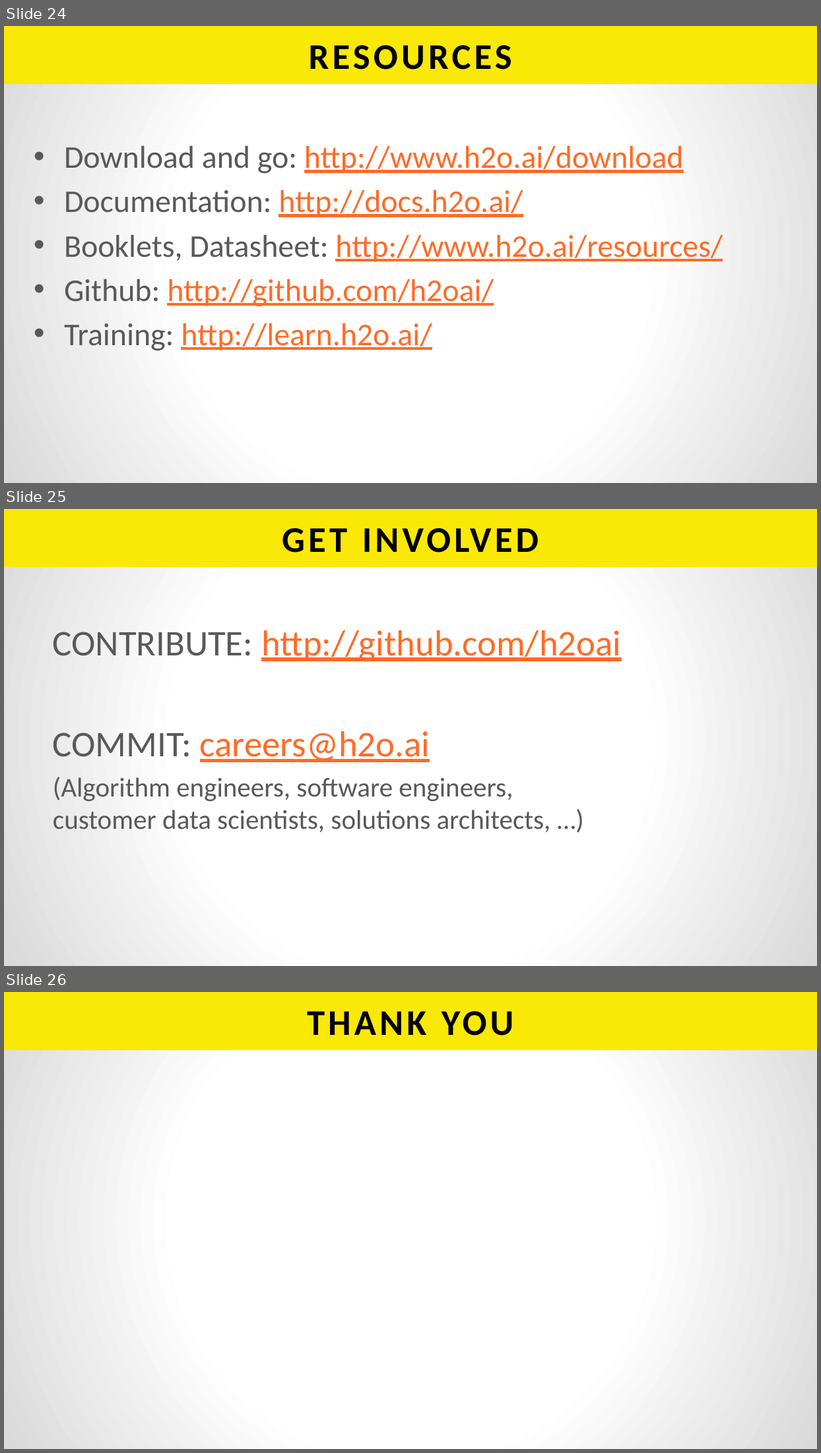
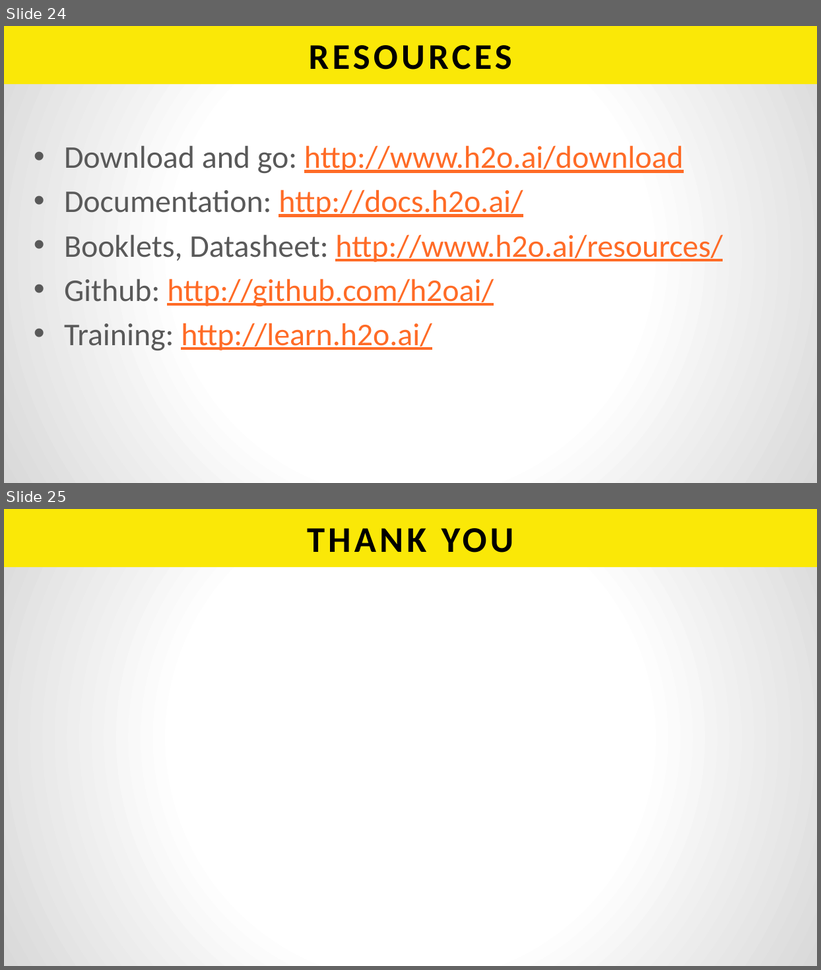
Before and after one commit to h2oai/h2o-meetups, a slide deck: 2016_01_16_DataDayTexas/Data Day Texas 2016 - Introduction to H2O - Hank Roark.pptx. Shown one above the other, each under a label of ours: slides 24, 25 and 26 before the commit, slides 24 and 25 after it. The pictures are 821x1453 and 821x970 pixels, drawn with LibreOffice and Linux fonts; fonts in the diff are those of the drawing. Boxes give left, top, right and bottom in pixels: in the first picture for what was removed or moved away, otherwise in the second. Text is boxed around its words. In the diff, an @@ line names an element or a change of style, - is before the commit and + after.

Commit message:
slight change

```diff
--- a/2016_01_16_DataDayTexas/Data Day Texas 2016 - Introduction to H2O - Hank Roark.pptx
+++ b/2016_01_16_DataDayTexas/Data Day Texas 2016 - Introduction to H2O - Hank Roark.pptx
@@ slide 25 removed at (4, 509, 817, 966), background gradient #FFFFFF to #D9D9D9; not listed: 1 template element that a slide beside it also shows @@
@@ title removed at (282, 528, 539, 553) @@
-GET INVOLVED
@@ text removed at (53, 630, 621, 832) @@
-CONTRIBUTE: http://github.com/h2oai
-COMMIT: careers@h2o.ai
-(Algorithm engineers, software engineers,
-customer data scientists, solutions architects, …)
@@ what was slide 26 is now slide 25 @@
```
